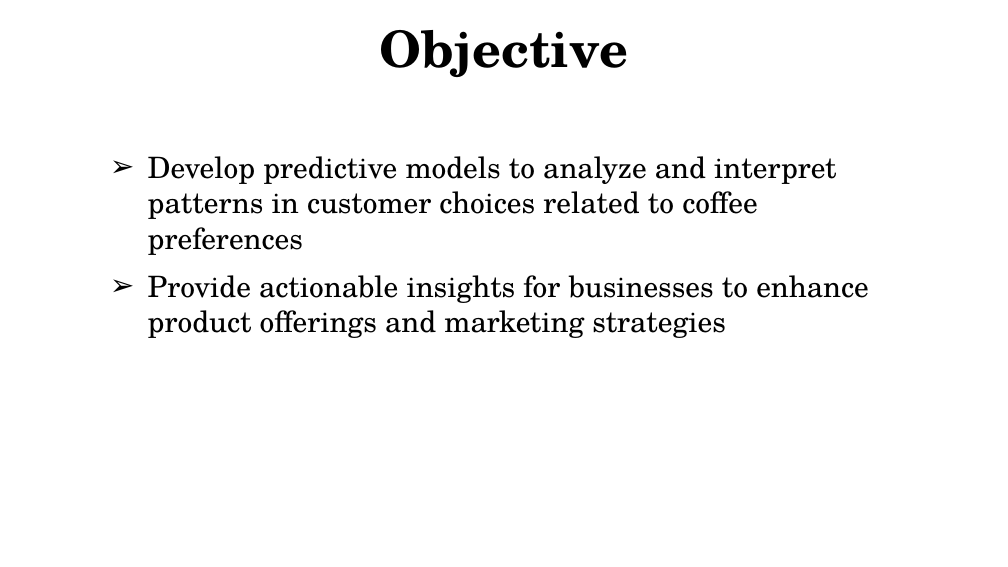
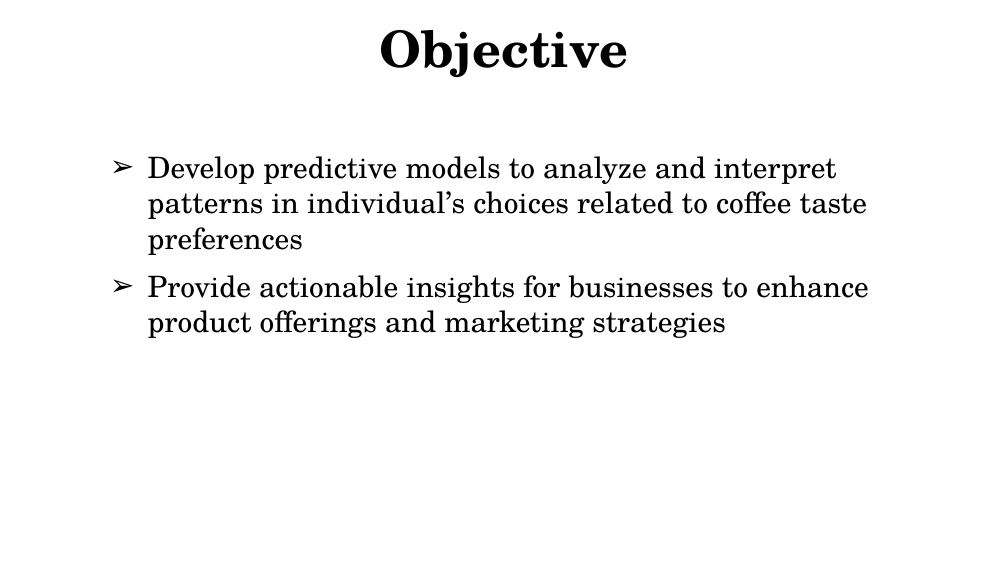
Before and after one commit to subhajyotirkmveri/Econometrics_project_matter, a slide deck: slide 3 of Project/Econometrics.pptx. Drawn at 1008x567 pixels with LibreOffice and Linux fonts; fonts in the diff are those of the drawing; background and template pictures are left out. Boxes give left, top, right and bottom in pixels: in the first picture for what was removed or moved away, otherwise in the second. Text is boxed around its words. In the diff, an @@ line names an element or a change of style, - is before the commit and + after.

```diff
--- a/Project/Econometrics.pptx
+++ b/Project/Econometrics.pptx
@@ text at <box>148,156,867,255</box>: text changed @@
-➢ Develop predictive models to analyze and interpret patterns in customer choices related to coffee preferences
+➢ Develop predictive models to analyze and interpret patterns in individual’s choices related to coffee taste preferences
```
Also in this commit, not shown: 5 other slides changed, 11 slides added, 2 slides removed.
